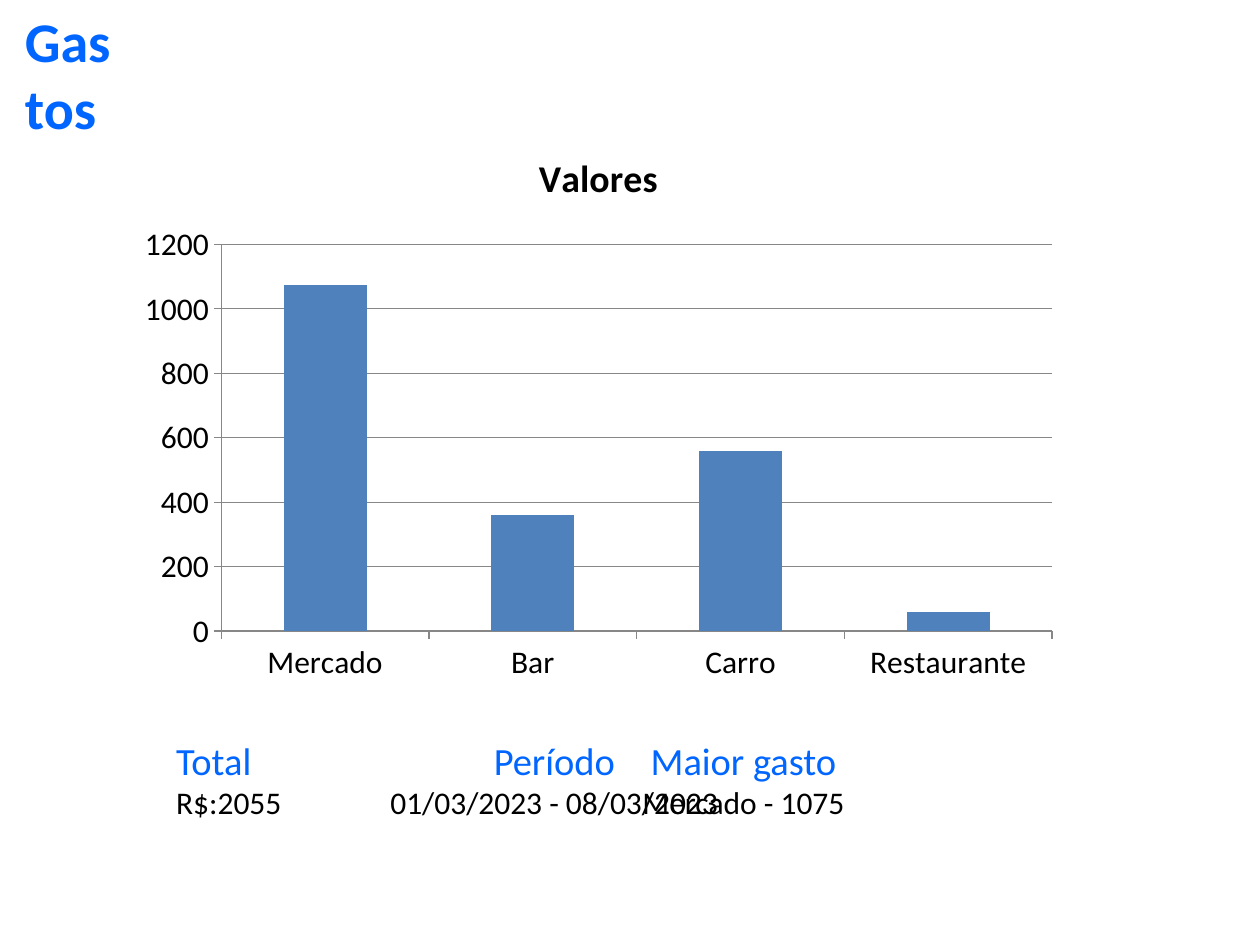
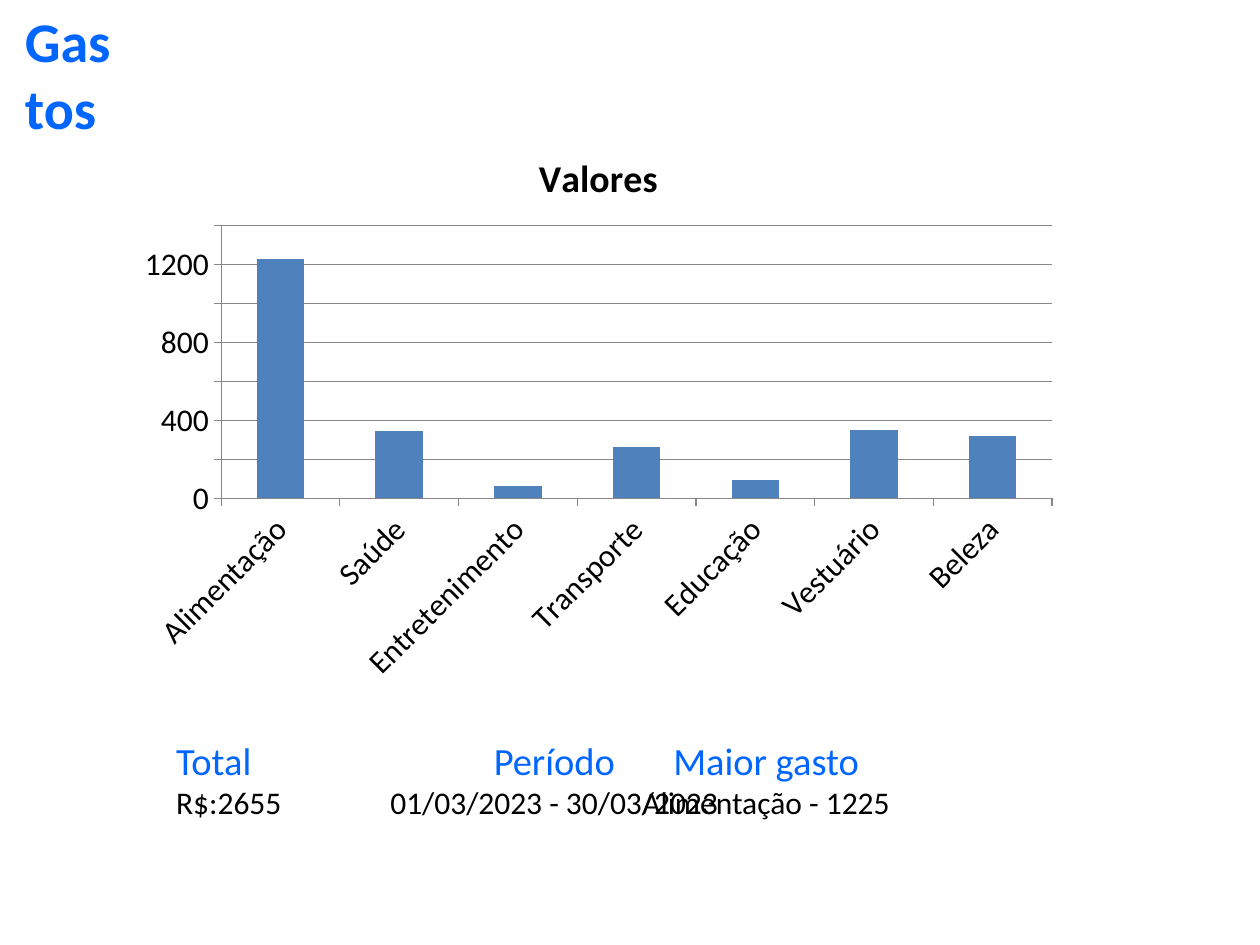
Before and after one commit to Angelo2809/Auto-criador-de-PPT, a slide deck: slide 2 of PPT.pptx. Drawn at 1260x945 pixels with LibreOffice and Linux fonts; fonts in the diff are those of the drawing. Boxes give left, top, right and bottom in pixels: in the first picture for what was removed or moved away, otherwise in the second. Text is boxed around its words. In the diff, an @@ line names an element or a change of style, - is before the commit and + after.

```diff
--- a/PPT.pptx
+++ b/PPT.pptx
@@ column chart at bbox=[126, 126, 1071, 693] @@
-categories: Mercado, Bar, Carro, Restaurante
+categories: Alimentação, Saúde, Entretenimento, Transporte, Educação, Vestuário, Beleza
-Valores: 1080, 360, 560, 60
+Valores: 1220, 340, 60, 260, 100, 350, 320
@@ text at bbox=[176, 792, 281, 818]: text changed @@
-R$:2055
+R$:2655
@@ text at bbox=[390, 792, 718, 816]: text changed @@
-01/03/2023 - 08/03/2023
+01/03/2023 - 30/03/2023
@@ text at bbox=[642, 792, 890, 820]: text changed @@
-Mercado - 1075
+Alimentação - 1225
```
Also in this commit, not shown: 1 other slide changed, 2 other files.
